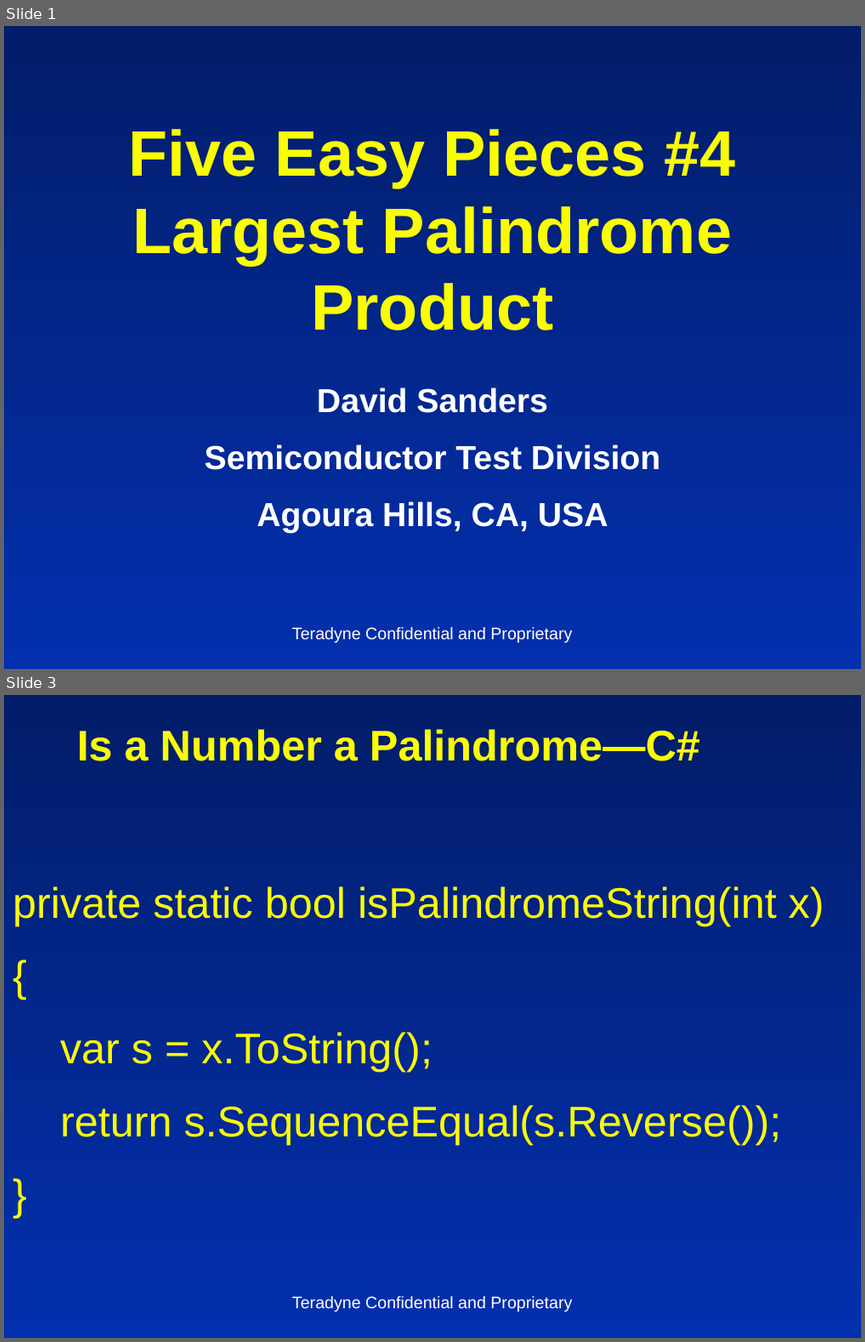
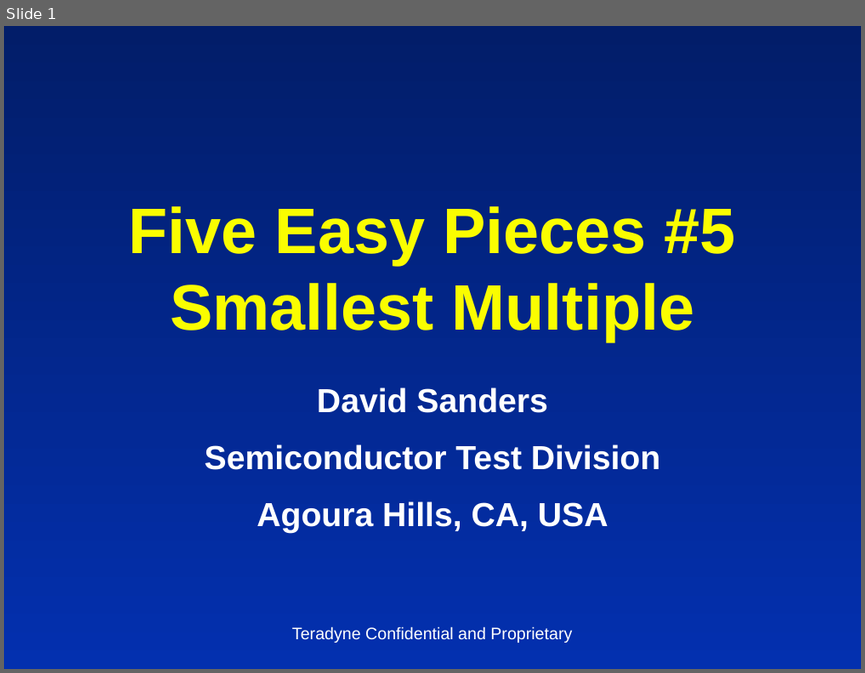
Before and after one commit to insideoutclub/Euler, a slide deck: FiveEasyPieces5.pptx. Shown one above the other, each under a label of ours: slides 1 and 3 before the commit, slide 1 after it; the slides between them are not shown. The pictures are 865x1342 and 865x673 pixels, drawn with LibreOffice and Linux fonts; fonts in the diff are those of the drawing. Boxes give left, top, right and bottom in pixels: in the first picture for what was removed or moved away, otherwise in the second. Text is boxed around its words. In the diff, an @@ line names an element or a change of style, - is before the commit and + after.

```diff
--- a/FiveEasyPieces5.pptx
+++ b/FiveEasyPieces5.pptx
@@ slide 3 removed at [4,695,861,1338], background gradient #021D69 to #0330AF @@
@@ title removed at [77,729,700,761] @@
-Is a Number a Palindrome—C#
@@ text removed at [12,886,824,1145] @@
-private static bool isPalindromeString(int x)
-{
-var s = x.ToString();
-return s.SequenceEqual(s.Reverse());
-}
@@ text removed at [292,1295,572,1311] @@
-Teradyne Confidential and Proprietary
@@ slide 1 changed as well @@
@@ title at [129,206,736,341]: text changed @@
-Five Easy Pieces #4
-Largest Palindrome Product
+Five Easy Pieces #5
+Smallest Multiple
```
Also in this commit, not shown: 6 other slides changed, 1 slide added, 5 other slides removed, 4 other files.
